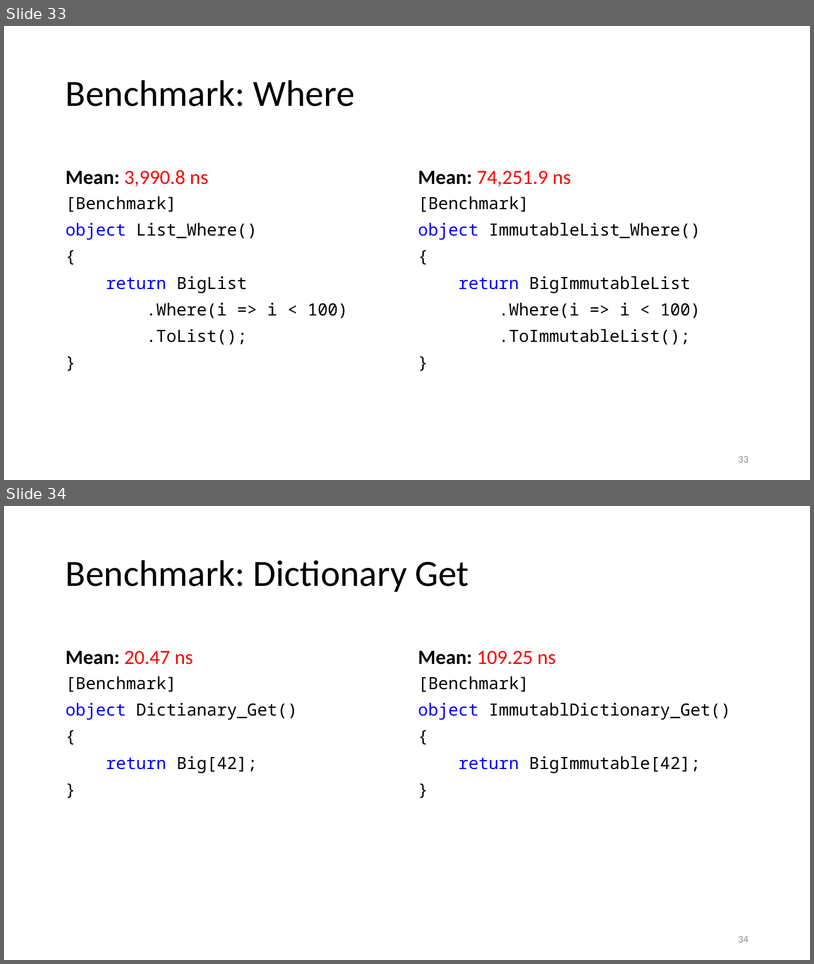
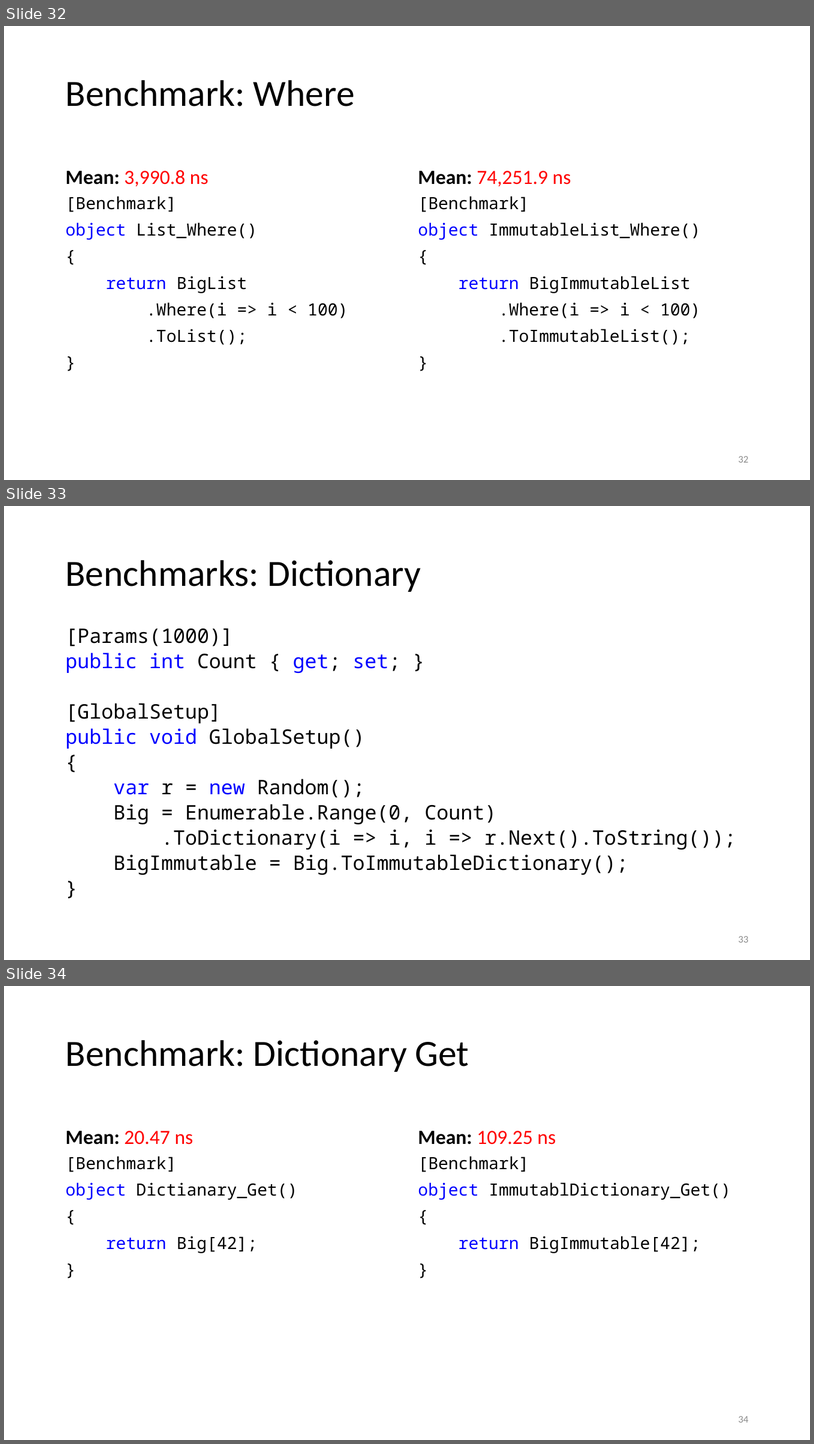
Before and after one commit to kugushev/presentations, a slide deck: Presentation.pptx. Shown one above the other, each under a label of ours: slides 33 and 34 before the commit, slides 32, 33 and 34 after it. The pictures are 814x964 and 814x1444 pixels, drawn with LibreOffice and Linux fonts; fonts in the diff are those of the drawing. Boxes give left, top, right and bottom in pixels: in the first picture for what was removed or moved away, otherwise in the second. Text is boxed around its words. In the diff, an @@ line names an element or a change of style, - is before the commit and + after.

```diff
--- a/Presentation.pptx
+++ b/Presentation.pptx
@@ slide 33 added at <box>4,506,810,960</box>, background #FFFFFF @@
@@ title added at <box>65,560,421,592</box>, 44 pt, text #000000 @@
+Benchmarks: Dictionary
@@ text added at <box>65,628,736,874</box>, 23.8 pt, text #000000 @@
+[Params(1000)]
+public int Count { get; set; }
+[GlobalSetup]
+public void GlobalSetup()
+{
+var r = new Random();
+Big = Enumerable.Range(0, Count)
+.ToDictionary(i => i, i => r.Next().ToString());
+BigImmutable = Big.ToImmutableDictionary();
+}
@@ page number added at <box>738,936,749,942</box>, 12 pt, text #8C8C8C @@
+33
@@ what was slide 33 is now slide 32 @@
@@ page number at <box>738,456,749,462</box>: text changed @@
-33
+32
```
Also in this commit, not shown: 2 slides changed, 3 other slides added, 5 slides removed.
